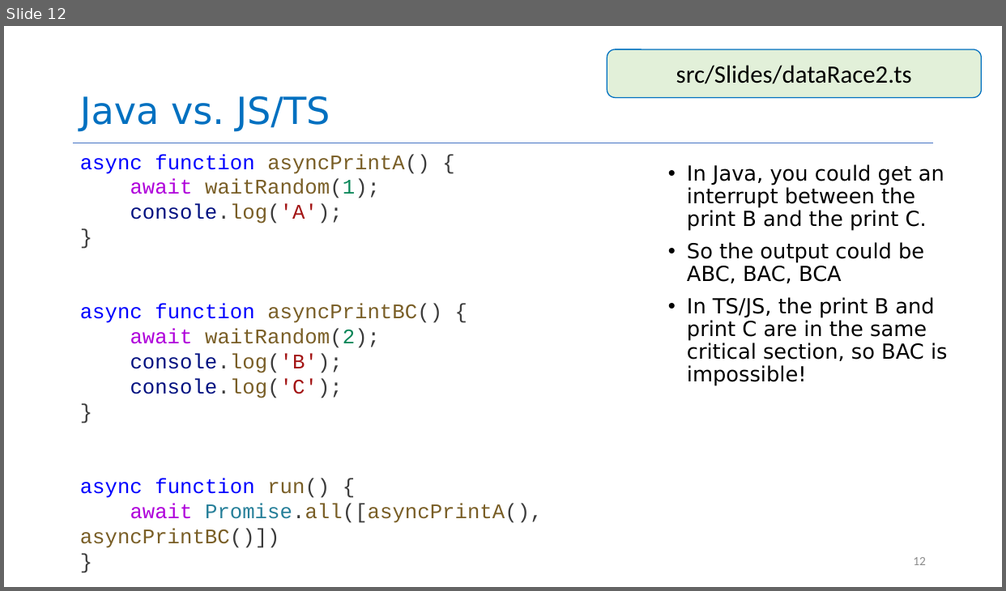
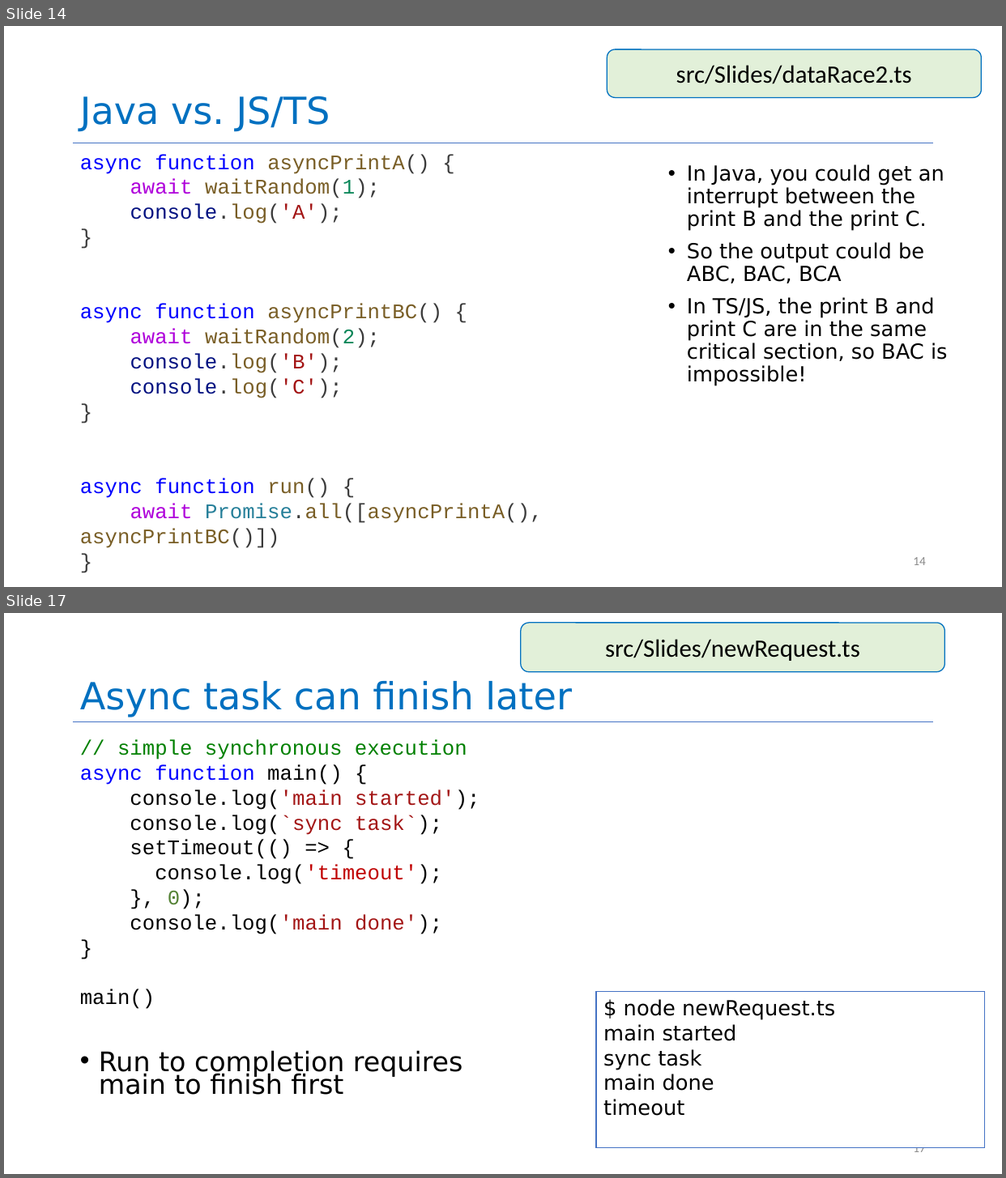
Before and after one commit to neu-se/CS4530-Summer-2026, a slide deck: Slides/Module 08 Concurrency Patterns in Typescript.pptx. Shown one above the other, each under a label of ours: slide 12 before the commit, slides 14 and 17 after it; the slides between them are not shown. The pictures are 1006x591 and 1006x1178 pixels, drawn with LibreOffice and Linux fonts; fonts in the diff are those of the drawing. Boxes give left, top, right and bottom in pixels: in the first picture for what was removed or moved away, otherwise in the second. Text is boxed around its words. In the diff, an @@ line names an element or a change of style, - is before the commit and + after.

Commit message:
tweaked async slides with new examples

```diff
--- a/Slides/Module 08 Concurrency Patterns in Typescript.pptx
+++ b/Slides/Module 08 Concurrency Patterns in Typescript.pptx
@@ slide 17 added at (4, 613, 1002, 1174), background #FFFFFF @@
@@ rounded rectangle added at (521, 623, 945, 672), fill #E2F0D9, outline #0070C0 1 pt, 24 pt, text #000000 @@
+src/Slides/newRequest.ts
@@ title added at (80, 681, 572, 717), 36 pt, text #0070C0 @@
+Async task can finish later
@@ line added from (73, 722) to (934, 722), #4472C4 0.5 pt @@
@@ text added at (80, 739, 479, 1009), 20 pt, text #000000 @@
+// simple synchronous execution
+async function main() {
+console.log('main started');
+console.log(`sync task`);
+setTimeout(() => {
+console.log('timeout');
+}, 0);
+console.log('main done');
+}
+main()
@@ rectangle added at (596, 992, 985, 1148), fill #FFFFFF at 96% opacity, outline #4472C4 1 pt, 20 pt, text #000000 @@
+$ node newRequest.ts
+main started
+sync task
+main done
+timeout
@@ text added at (99, 1050, 462, 1095), 25.9 pt, text #000000 @@
+• Run to completion requires main to finish first
@@ page number added at (913, 1148, 926, 1152), 12 pt, text #8C8C8C @@
+17
@@ what was slide 12 is now slide 14 @@
@@ page number at (913, 557, 926, 565): text changed @@
-12
+14
```
Also in this commit, not shown: 6 slides changed, 5 other slides added, 1 other file.
